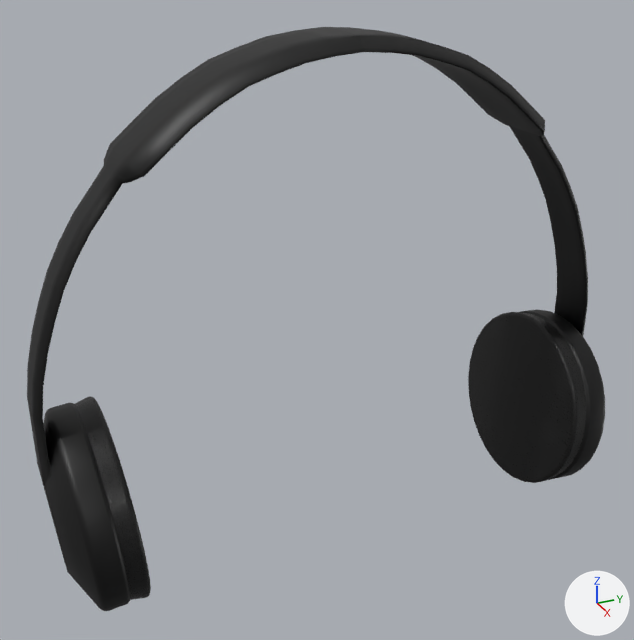
The FBX model Assets/Prefabs/UnityDraftModels/EnemiesClothes/headphones.fbx: old version first, new version second.
Camera for both pictures: a 50 mm lens placed at (0.139, 43.632, 2.052), pointed at (-0.204, 43.786, 1.88). Every picture has the same lights, and +X, +Y and +Z are marked at lower right. Where no turn or scale is listed for an object, it has been applied to the vertices.

The scene before the commit, as lines of its bpy script (objects in view):
```python
mat_procedural_pearl_black_painted_plastic = principled_material('Procedural pearl black painted plastic')
mat_procedural_pearl_black_painted_plastic.base_color = (0.0, 0.0, 0.0)  # black #000000
me_cylinder_004 = bpy.data.meshes.new('Cylinder.004')
me_cylinder_004.from_pydata(...)  # 1934 vertices, 1861 faces; spans x -0.047..0.047, y -0.143..0.143, z -0.092..0.155
# faces by material slot: [1475, 386]
me_cylinder_004.materials.append(mat_procedural_pearl_black_painted_plastic)  # black #000000
me_cylinder_004.materials.append(mat_leather_fabric___black_70_001)
ob_cylinder_004 = bpy.data.objects.new('Cylinder.004', me_cylinder_004)
ob_cylinder_004.location = (-0.2024, 43.7959, 1.8554)
```
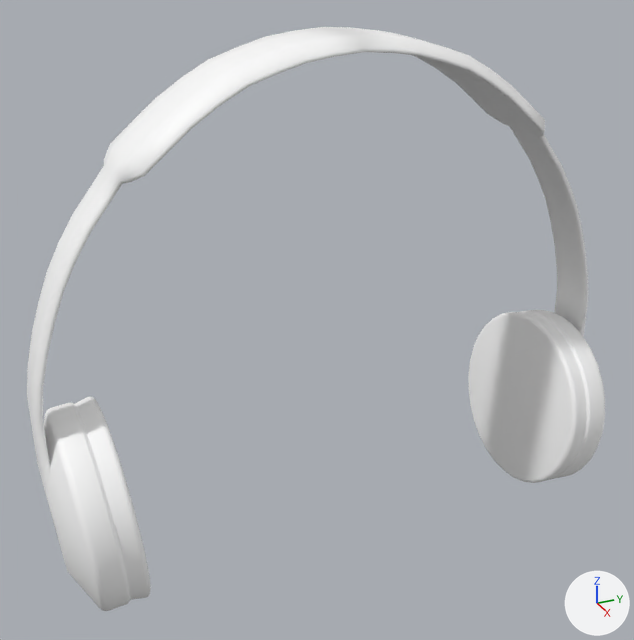
The newer file is also turned or shifted as a whole; pictures and numbers use the older file's frame.

Pixel boxes (x1, y1, x2, y2) of what changed, in the pictures (634 x 640 px):
'Cylinder.004', recoloured (black to white): (27, 27, 605, 611) in both
part 1 of me_cylinder_004, recoloured (black to white): (75, 312, 586, 600) in both

Patch to the scene script:
```diff
--- a/Assets/Prefabs/UnityDraftModels/EnemiesClothes/headphones.fbx.py
+++ b/Assets/Prefabs/UnityDraftModels/EnemiesClothes/headphones.fbx.py
@@ mat_procedural_pearl_black_painted_plastic @@
 mat_procedural_pearl_black_painted_plastic = principled_material('Procedural pearl black painted plastic')
-mat_procedural_pearl_black_painted_plastic.base_color = (0.0, 0.0, 0.0)  # black #000000
+mat_procedural_pearl_black_painted_plastic.base_color = (1.0, 1.0, 1.0)  # white #ffffff
@@ me_cylinder_004 @@
 me_cylinder_004.from_pydata(...)  # 1934 vertices, 1861 faces; spans x -0.047..0.047, y -0.143..0.143, z -0.092..0.155
 # used by ob_cylinder_004; location = (-0.2024, 43.7959, 1.8554)
+# me_cylinder_004 part 1: all 386 faces that had it switch from mat_leather_fabric___black_70_001 to mat_procedural_pearl_black_painted_plastic (white #ffffff)
```
